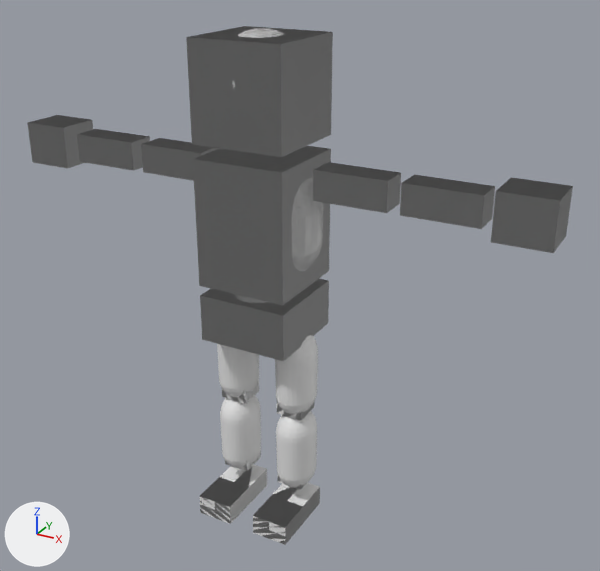
What one commit did to the Blender file Assets/blender/IKborn_practice.blend.
Camera for both pictures: a 50 mm camera at (8.47, -13.88, 2.96) aimed at (0.65, 0.32, -4.14). The axes (+X, +Y, +Z) are drawn at lower left. The lights are the same throughout.
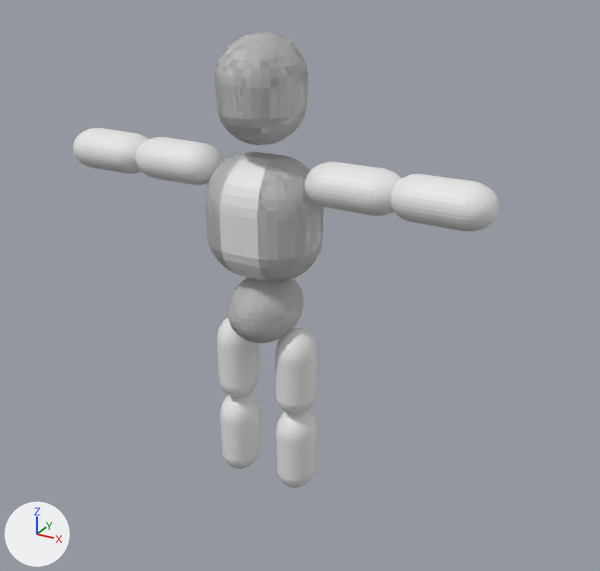
The change, as a diff of the scene's bpy script:
```diff
--- a/Assets/blender/IKborn_practice.blend.py
+++ b/Assets/blender/IKborn_practice.blend.py
@@ me_cube_009 @@
 # used by ob_cube; location = (0.0, 0.0, 0.0)
-me_cube_009.from_pydata(...)  # 2542 vertices, 2662 faces; spans x -5.92..5.92, y -1.23..1.0, z -9.71..1.11
+me_cube_009.from_pydata(...)  # 3374 vertices, 3584 faces; spans x -4.82..1.24, y -1.01..1.0, z -9.01..1.03
+# me_cube_009 part 1: the loose piece of 482 vertices spanning x -0.85..0.85, y -1.01..0.99, z -1.01..1.11 is moved by (0.0, 0.0, -0.08)
+# me_cube_009 part 2: the loose piece of 482 vertices spanning x -1.19..-0.31, y -0.54..0.54, z -7.06..-5.03 is copied, and the copy is turned -90 degrees about the y axis through its middle, then moved by (-1.31, -0.06, 4.36); it spans x -3.07..-1.04, y -0.6..0.48, z -2.13..-1.25
+# me_cube_009 part 3: the loose piece of 482 vertices spanning x -1.19..-0.31, y -0.54..0.54, z -7.06..-5.03 is copied, and the copy is turned -90 degrees about the y axis through its middle, then moved by (-3.06, -0.06, 4.36); it spans x -4.82..-2.8, y -0.6..0.48, z -2.13..-1.25
+# me_cube_009 part 4: 15 loose pieces with 132 vertices, spanning x -5.92..5.92, y -1.23..1.0, z -9.71..1.0, are deleted
```

Changed parts and their boxes (x1, y1, x2, y2) in the pictures (600 x 571 px; the box of a moved part takes in the faces that stretch with it):
'Cube', reshaped (22% narrower, 12% shorter)
    before: (27, 26, 573, 545)
    after: (73, 32, 500, 488)
part 1 of me_cube_009, moved or reshaped
    before: (231, 28, 284, 91)
    after: (215, 32, 308, 145)
part 2 of me_cube_009, added
    after: (136, 137, 401, 216)
part 3 of me_cube_009, added
    after: (73, 128, 500, 231)
part 4 of me_cube_009, deleted
    before: (27, 26, 573, 545)
